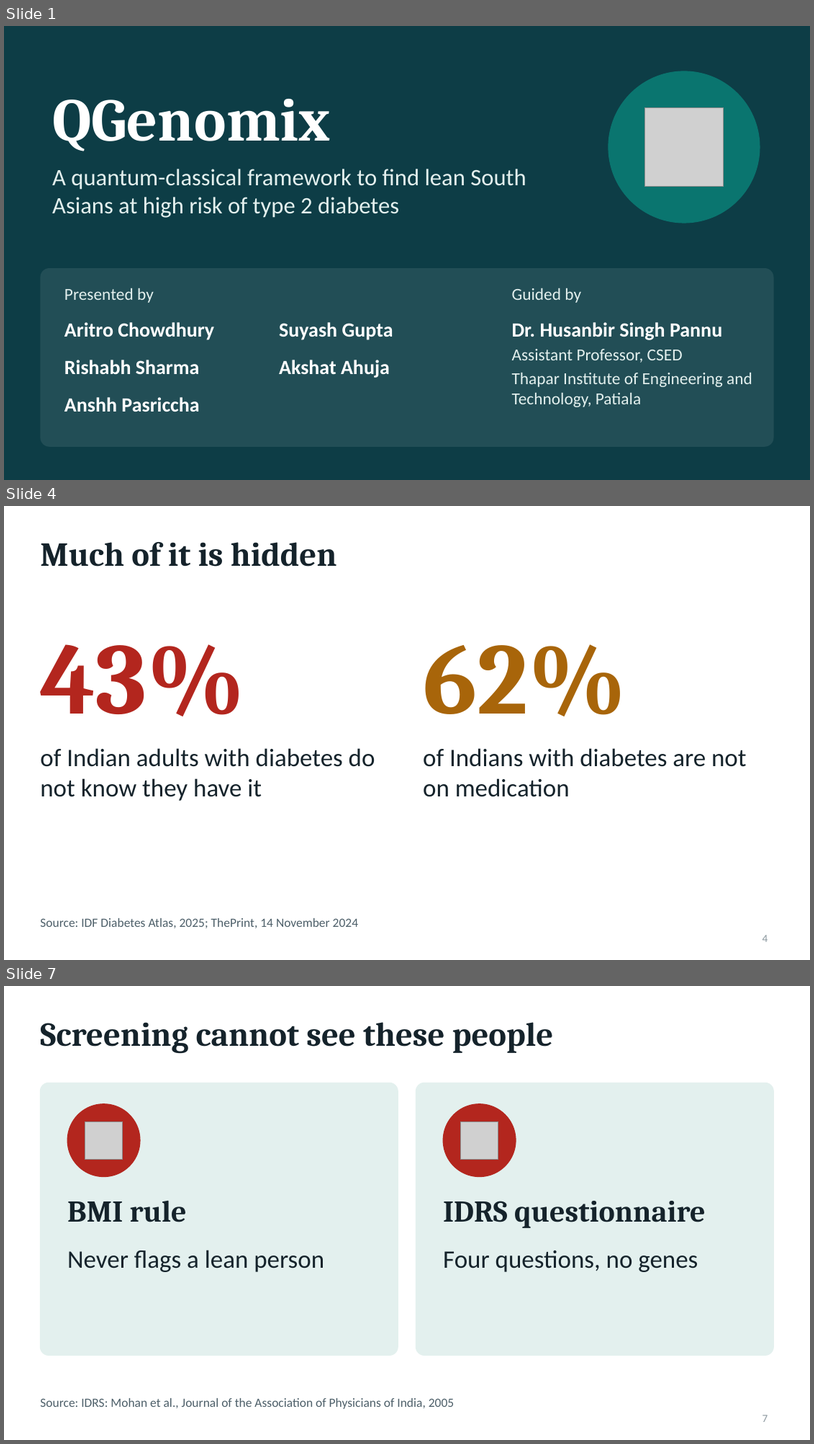
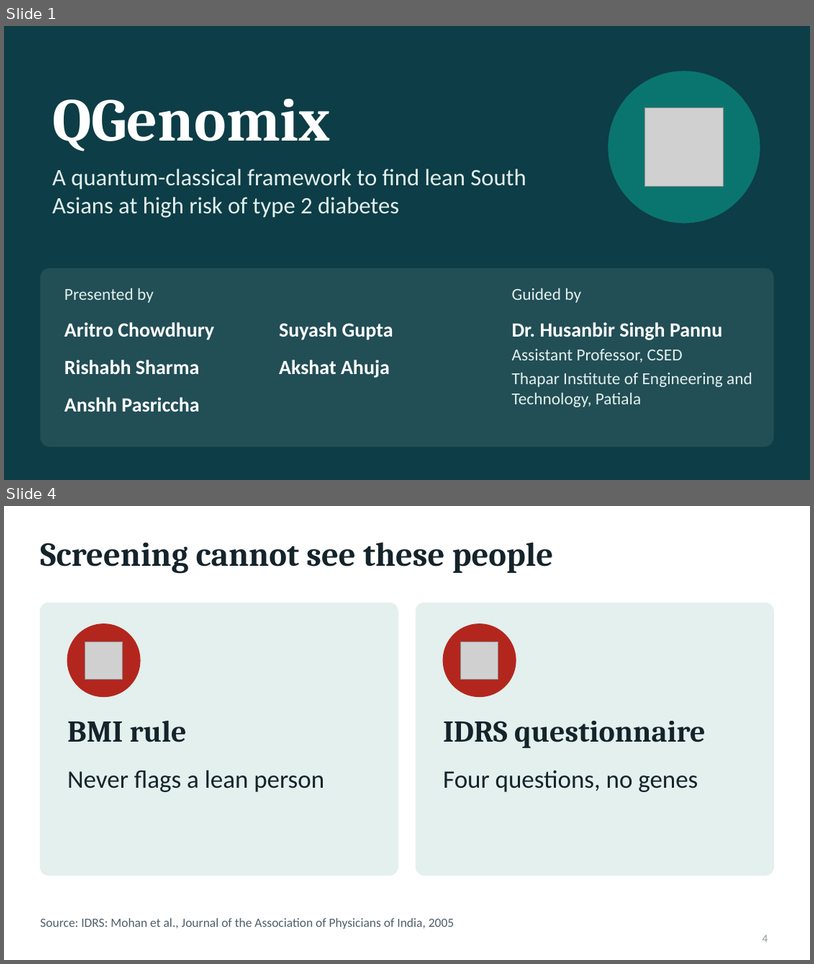
Before and after one commit to coderboic/QGenomix, a slide deck: QGenomix_Final_Panel_Evaluation_Presentation.pptx. Shown one above the other, each under a label of ours: slides 1, 4 and 7 before the commit, slides 1 and 4 after it; the slides between them are not shown. The pictures are 814x1444 and 814x964 pixels, drawn with LibreOffice and Linux fonts; fonts in the diff are those of the drawing; grey boxes stand for pictures. Boxes give left, top, right and bottom in pixels: in the first picture for what was removed or moved away, otherwise in the second. Text is boxed around its words. In the diff, an @@ line names an element or a change of style, - is before the commit and + after.

```diff
--- a/QGenomix_Final_Panel_Evaluation_Presentation.pptx
+++ b/QGenomix_Final_Panel_Evaluation_Presentation.pptx
@@ slide 4 removed at (x1=4, y1=506, x2=810, y2=960), background #FFFFFF @@
@@ title removed at (x1=40, y1=542, x2=337, y2=566) @@
-Much of it is hidden
@@ text removed at (x1=40, y1=644, x2=245, y2=716) @@
-43%
@@ text removed at (x1=423, y1=644, x2=627, y2=716) @@
-62%
@@ text removed at (x1=40, y1=748, x2=376, y2=800) @@
-of Indian adults with diabetes do not know they have it
@@ text removed at (x1=423, y1=748, x2=746, y2=797) @@
-of Indians with diabetes are not on medication
@@ text removed at (x1=40, y1=918, x2=358, y2=928) @@
-Source: IDF Diabetes Atlas, 2025; ThePrint, 14 November 2024
@@ page number removed at (x1=763, y1=934, x2=769, y2=942) @@
-4
@@ what was slide 7 is now slide 4 @@
@@ page number at (x1=763, y1=934, x2=769, y2=942): text changed @@
-7
+4
```
Also in this commit, not shown: 7 slides changed, 1 slide added, 12 other slides removed, 8 other files.
